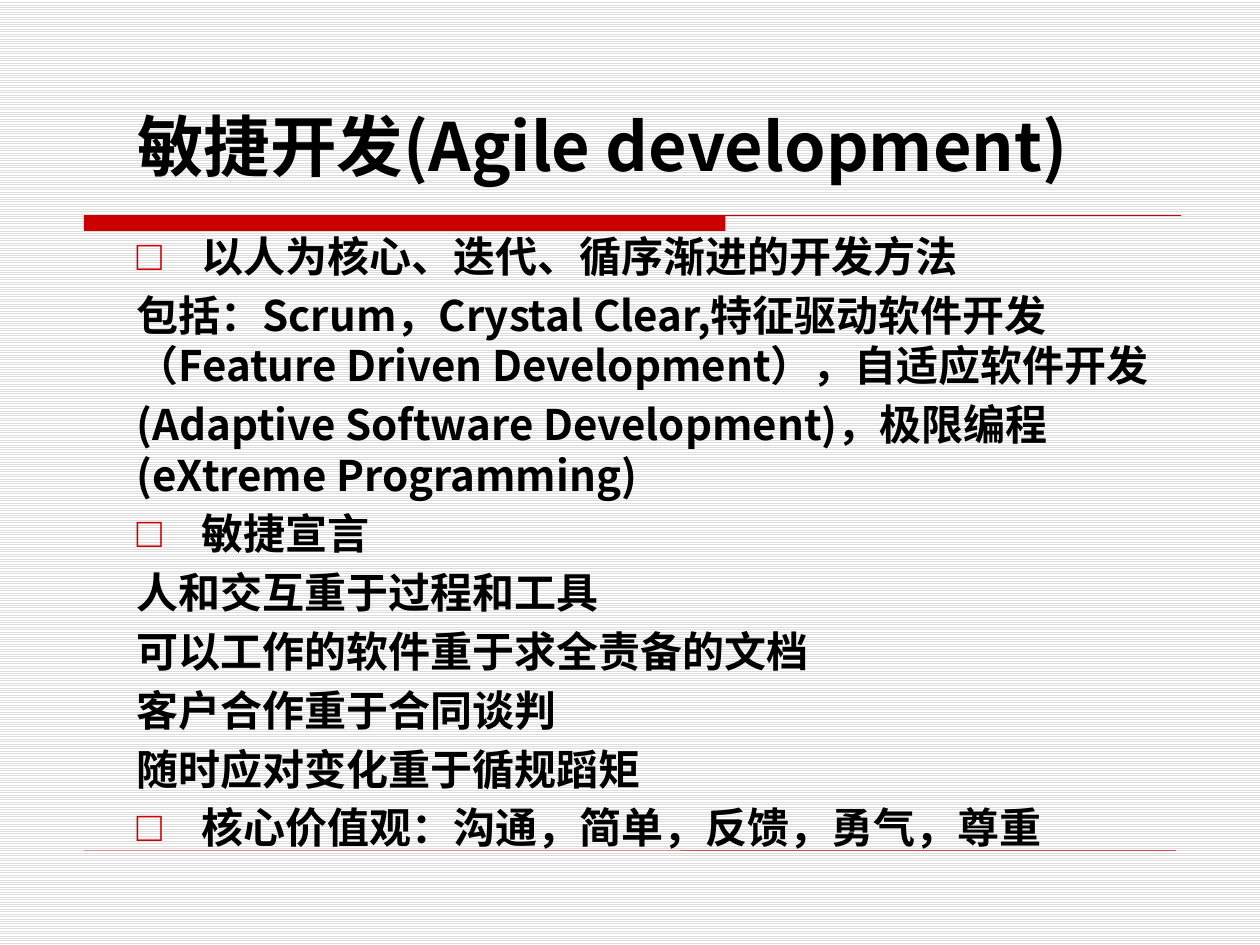
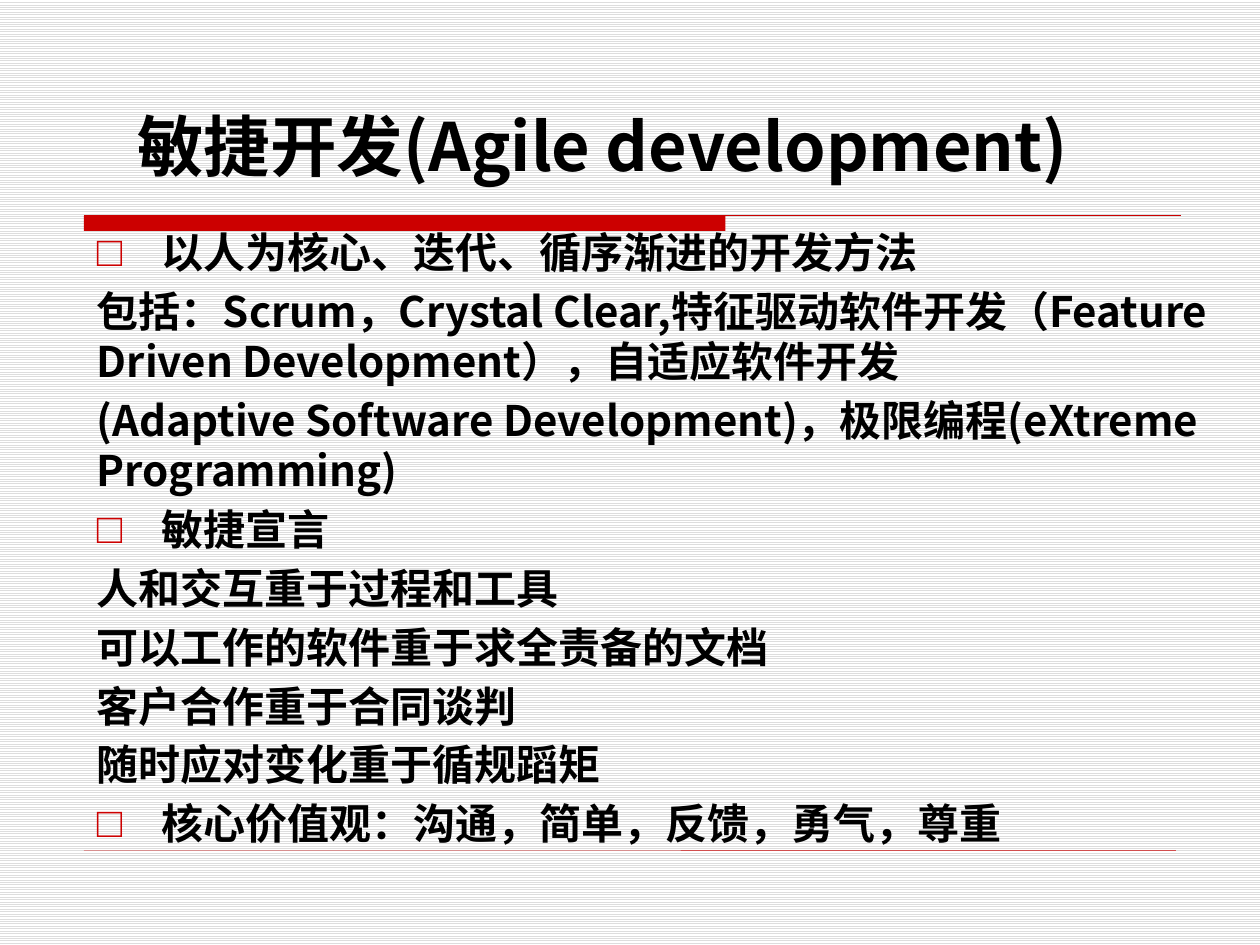
Before and after one commit to edu2act/course-foundation-software-tesing, a slide deck: slide 24 of PPT/第三部分 软件测试应用/10.1 软件开发模型.pptx. Drawn at 1260x945 pixels with LibreOffice and Linux fonts; fonts in the diff are those of the drawing. Boxes give left, top, right and bottom in pixels: in the first picture for what was removed or moved away, otherwise in the second. Text is boxed around its words. In the diff, an @@ line names an element or a change of style, - is before the commit and + after.

```diff
--- a/PPT/第三部分 软件测试应用/10.1 软件开发模型.pptx
+++ b/PPT/第三部分 软件测试应用/10.1 软件开发模型.pptx
@@ text "以人为核心、迭代、循序渐进的开发方法" rewrapped from (137,230,1148,851) to (97,226,1207,845) @@
```
Also in this commit, not shown: 3 other files.
